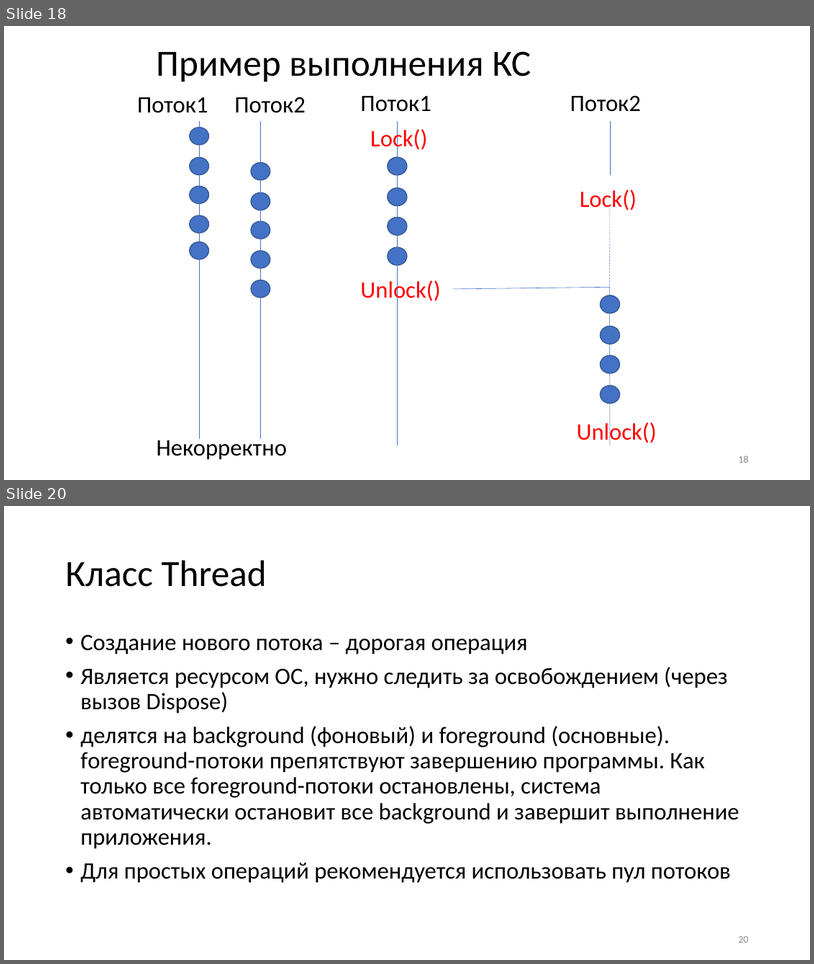
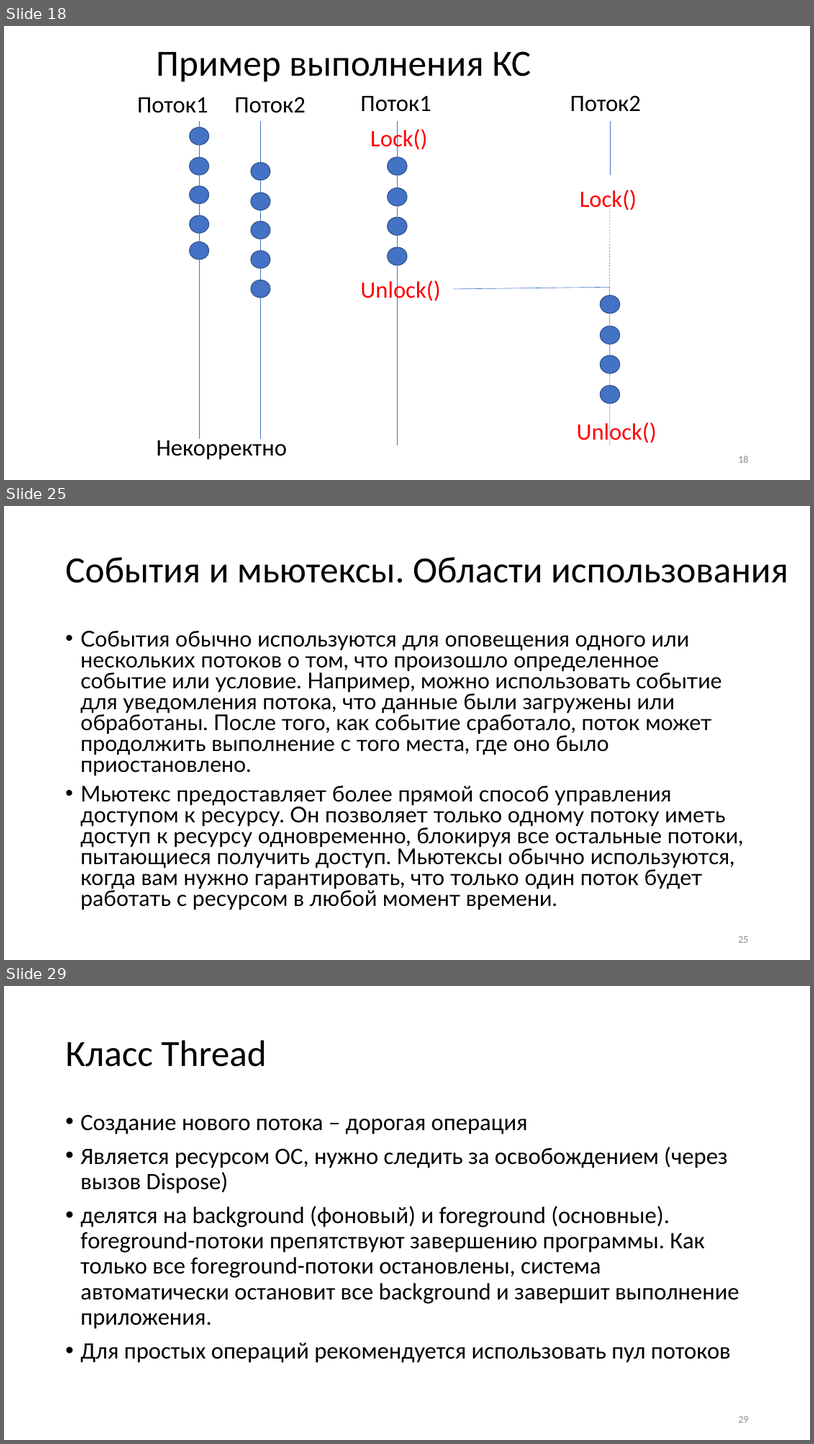
Before and after one commit to blockin90/Programming_PIB, a slide deck: Лекции/3 семестр/Часть 3/Программирование лекция 3.3.pptx. Shown one above the other, each under a label of ours: slides 18 and 20 before the commit, slides 18, 25 and 29 after it; the slides between them are not shown. The pictures are 814x964 and 814x1444 pixels, drawn with LibreOffice and Linux fonts; fonts in the diff are those of the drawing. Boxes give left, top, right and bottom in pixels: in the first picture for what was removed or moved away, otherwise in the second. Text is boxed around its words. In the diff, an @@ line names an element or a change of style, - is before the commit and + after.

Commit message:
Добавлены примеры использования и описание примитивов синхронизации

```diff
--- a/Лекции/3 семестр/Часть 3/Программирование лекция 3.3.pptx
+++ b/Лекции/3 семестр/Часть 3/Программирование лекция 3.3.pptx
@@ slide 25 added at [4, 506, 810, 960], background #FFFFFF @@
@@ title added at [65, 557, 789, 583], 44 pt, text #000000 @@
+События и мьютексы. Области использования
@@ text added at [80, 631, 743, 909], 25.9 pt, text #000000 @@
+• События обычно используются для оповещения одного или нескольких потоков о том, что произошло определенное событие или условие. Например, можно использовать событие для уведомления потока, что данные были загружены или обработаны. После того, как событие сработало, поток может продолжить выполнение с того места, где оно было приостановлено.
+• Мьютекс предоставляет более прямой способ управления доступом к ресурсу. Он позволяет только одному потоку иметь доступ к ресурсу одновременно, блокируя все остальные потоки, пытающиеся получить доступ. Мьютексы обычно используются, когда вам нужно гарантировать, что только один поток будет работать с ресурсом в любой момент времени.
@@ page number added at [738, 936, 748, 942], 12 pt, text #8C8C8C @@
+25
@@ what was slide 20 is now slide 29 @@
@@ page number at [738, 1416, 748, 1422]: text changed @@
-20
+29
```
Also in this commit, not shown: 1 slide changed, 8 other slides added.
